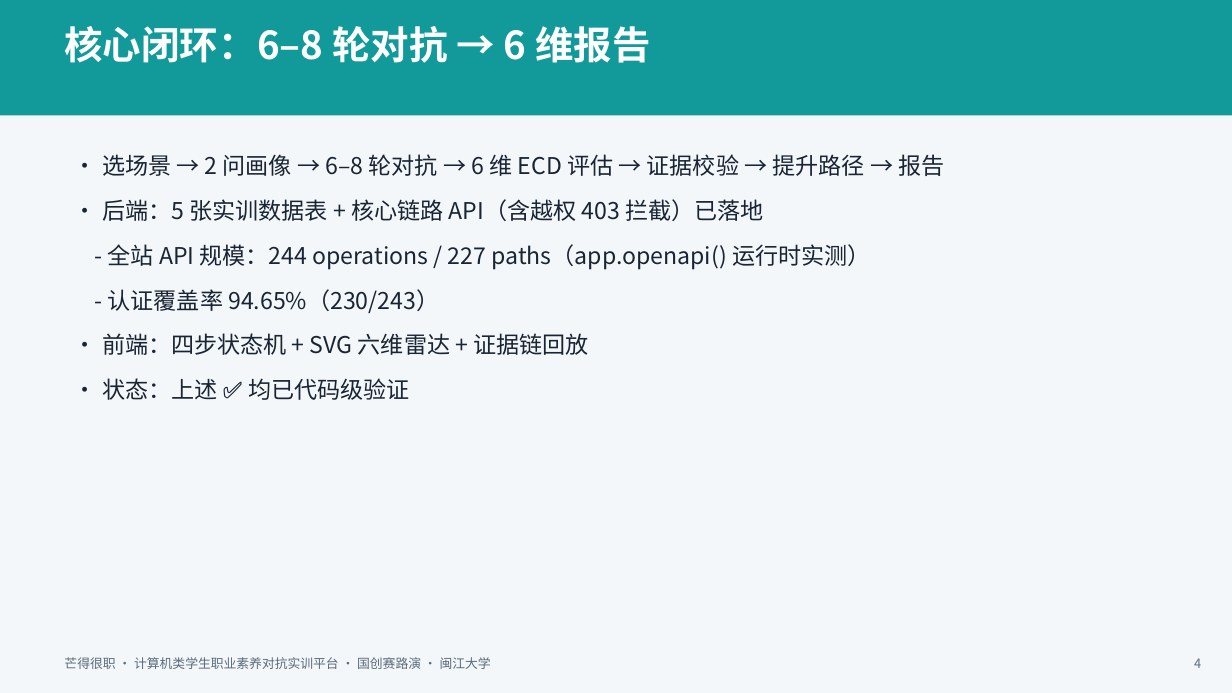
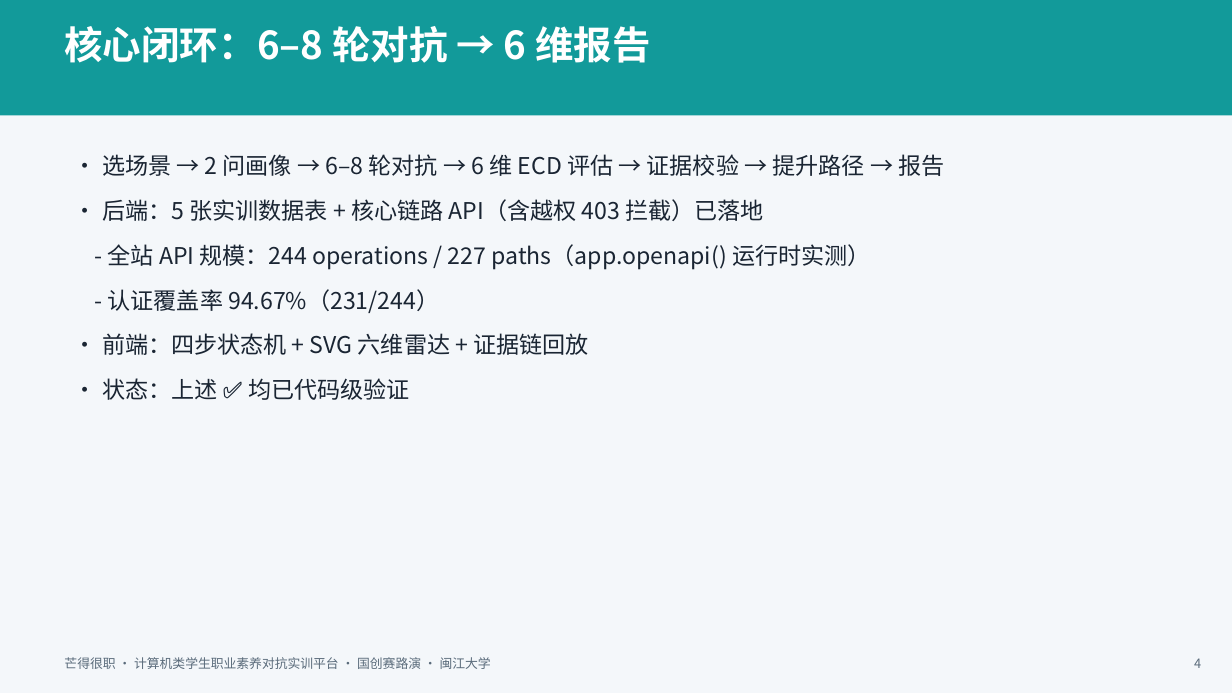
Before and after one commit to TrueFurina/MARS-408, a slide deck: slide 4 of deliverables/芒得很职-国创赛路演PPT-5分钟黄金路径.pptx. Drawn at 1232x693 pixels with LibreOffice and Linux fonts; fonts in the diff are those of the drawing. Boxes give left, top, right and bottom in pixels: in the first picture for what was removed or moved away, otherwise in the second. Text is boxed around its words. In the diff, an @@ line names an element or a change of style, - is before the commit and + after.

Commit message:
docs(国创赛): 提前批量执行交付包数字对齐（测试数/API/覆盖率口径收敛）
- submission/ + 证据页 + PPT 生成器：测试数统一为 CI 默认档 1428 项(1436 collected, deselect 8) -> 1389 passed / 38 skipped / 1 xfailed / 0 failed
- 认证覆盖率 94.65%->94.67%(231/244)；API 端点 243/226->244/227
- PPT 禁用清单补 1178；两份 PPT 重生成烘焙新口径
- 根事实卡 AGENTS.md 收敛到 CI 权威测试数(消除 1177/227 误导)
- 顺带纳入 status.py / LandingView.vue 既有对齐修复(硬编码幻影数->本分支真值)
- 覆盖率 54.96% 与 CI p0 档 67 条保留待 CI 复算核验

```diff
--- a/deliverables/芒得很职-国创赛路演PPT-5分钟黄金路径.pptx
+++ b/deliverables/芒得很职-国创赛路演PPT-5分钟黄金路径.pptx
@@ text at (108, 289, 439, 313): text changed @@
-- 认证覆盖率 94.65%（230/243）
+- 认证覆盖率 94.67%（231/244）
```
Also in this commit, not shown: 1 other slide changed, 12 other files.
